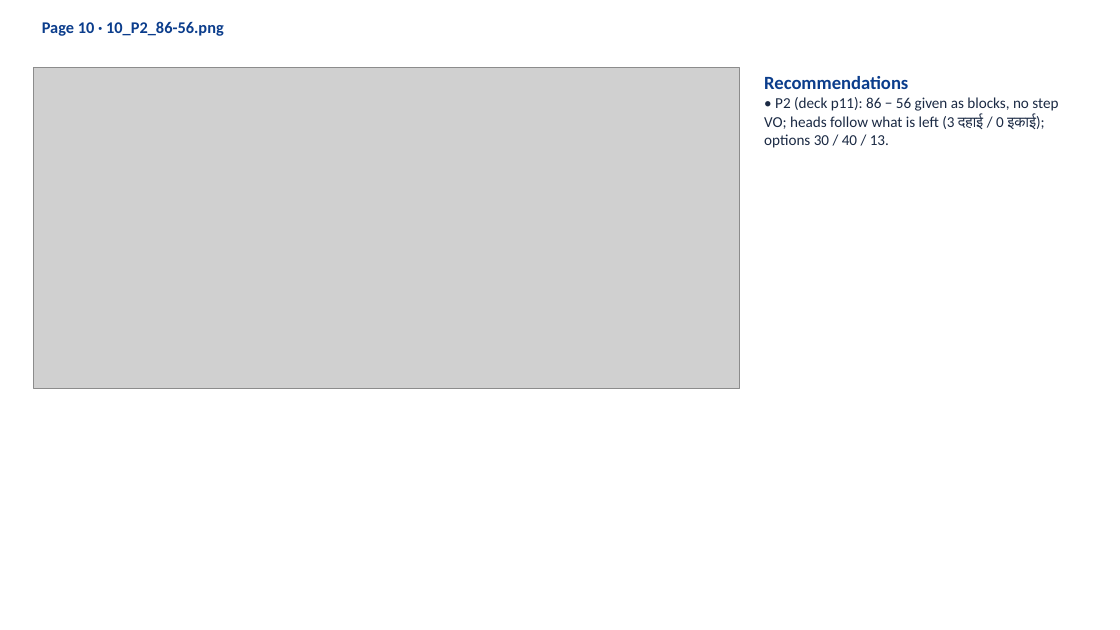
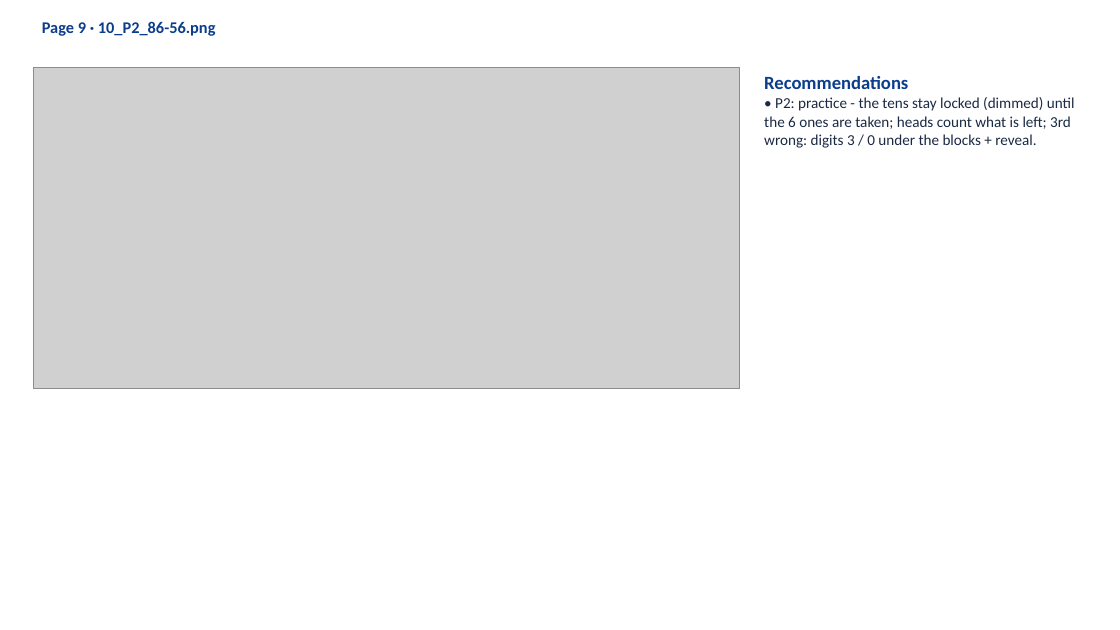
Before and after one commit to CodeWithPiyush0/MTG2A01_L04_S01-File6-, a slide deck: slide 10 of MTG2A01_L04_S01_build_v2_review.pptx (slide 11 before the commit). Drawn at 1120x630 pixels with LibreOffice and Linux fonts; fonts in the diff are those of the drawing; grey boxes stand for pictures. Boxes give left, top, right and bottom in pixels: in the first picture for what was removed or moved away, otherwise in the second. Text is boxed around its words. In the diff, an @@ line names an element or a change of style, - is before the commit and + after.

```diff
--- a/MTG2A01_L04_S01_build_v2_review.pptx
+++ b/MTG2A01_L04_S01_build_v2_review.pptx
@@ text at bbox=[42, 21, 216, 36]: text changed @@
-Page 10 · 10_P2_86-56.png
+Page 9 · 10_P2_86-56.png
@@ text at bbox=[764, 97, 1075, 148]: text changed @@
-• P2 (deck p11): 86 − 56 given as blocks, no step VO; heads follow what is left (3 दहाई / 0 इकाई); options 30 / 40 / 13.
+• P2: practice - the tens stay locked (dimmed) until the 6 ones are taken; heads count what is left; 3rd wrong: digits 3 / 0 under the blocks + reveal.
```
Also in this commit, not shown: 8 other slides changed, 1 slide added, 2 slides removed, 21 other files.
